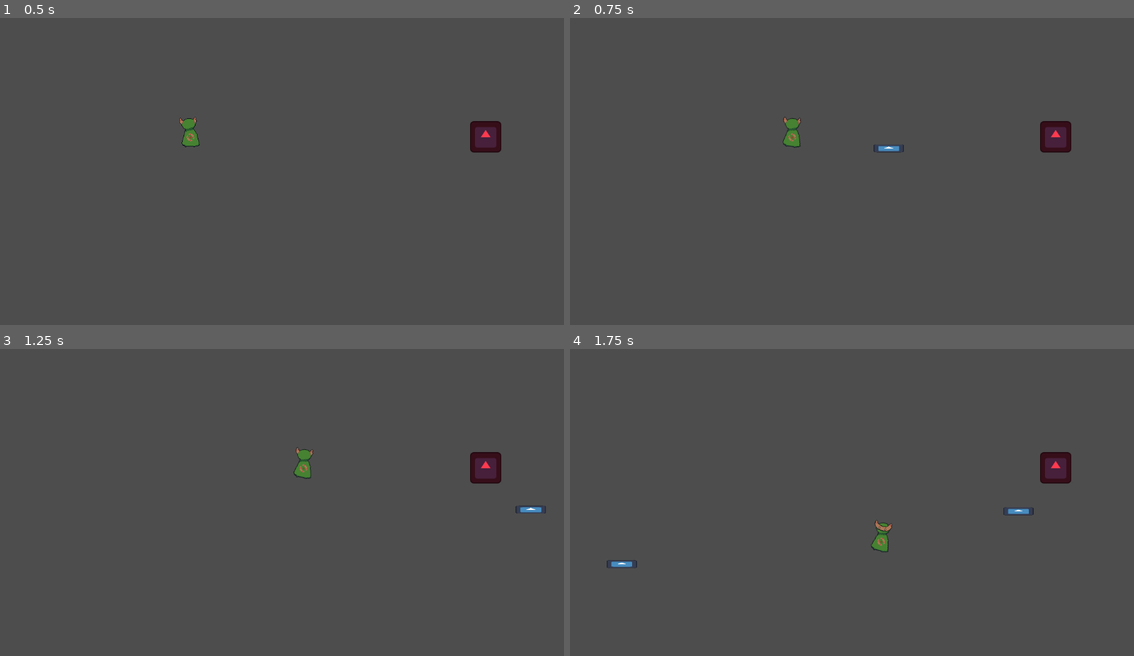
Above: before the commit, frames 1-4 (two rows, left to right).
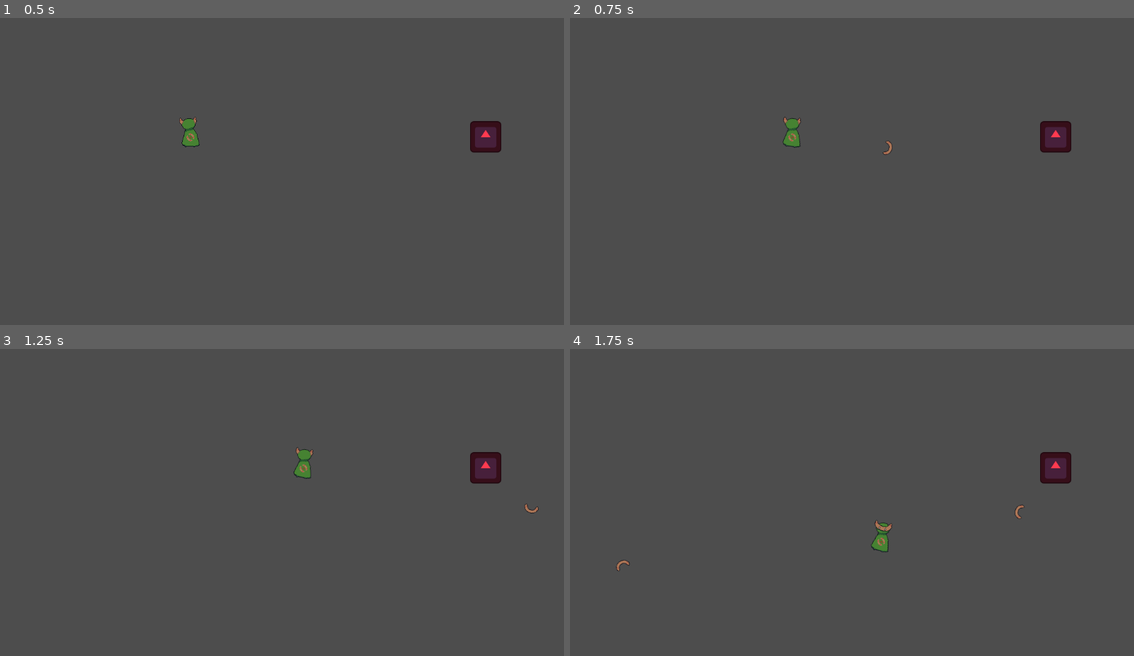
Above: after the commit, the same moments.

Repository: steve52/boomerang-guy-and-the-aglet
Game: Godot game, scene res://game.tscn
Same seed, same stepped clock (60 frames per second), same inputs: the game is played once before the commit and once after it. The engine's default icon, where the game draws it, is replaced by a stand-in: a white triangle on a blue panel in a dark square.
Inputs (mouse positions are in pixels of both pictures, inside the frame that each line leads up to):
- Up to frame 1 (0.5 s): no input
- Up to frame 2 (0.75 s): tap Enter at 0.5 s; move the mouse to (976, 159) at 0.52 s; hold D (Right) from 0.53 s (still down); click (976, 159) at 0.6 s
- Up to frame 3 (1.25 s): keep holding D (Right)
- Up to frame 4 (1.75 s): move the mouse to (739, 523) at 1.27 s; release D (Right) at 1.28 s; hold S (Down) from 1.28 s (still down); click (739, 523) at 1.35 s

Frame 1 is identical in both runs. In frame 2, 0.1% of the frame differs, in the area x 53-60%, y 40-45%; in frame 3, less than 0.1%; in frame 4, 0.2%, in the area x 6-83%, y 50-73%.

Commit message:
Boomerang look good

Diff:
--- a/boomerang.gd
+++ b/boomerang.gd
@@ -26,6 +26,7 @@
 		var direction = to_local($NavigationAgent2D.get_next_path_position()).normalized()
 		var NewVelocity = delta * Speed * direction
 		position += NewVelocity
+	$Icon.rotation_degrees += 15
 
 
 
--- a/boomerang.tscn
+++ b/boomerang.tscn
@@ -1,10 +1,10 @@
 [gd_scene format=3 uid="uid://bgv7yok8kgxfo"]
 
 [ext_resource type="Script" uid="uid://bs62wr8se15mj" path="res://boomerang.gd" id="1_420uo"]
-[ext_resource type="Texture2D" uid="uid://dp0okb4iueg7c" path="res://icon.svg" id="1_oornc"]
+[ext_resource type="Texture2D" uid="uid://oqu7f1shyi16" path="res://Boomerang.png" id="2_420uo"]
 
-[sub_resource type="RectangleShape2D" id="RectangleShape2D_ymel3"]
-size = Vector2(60, 15)
+[sub_resource type="CircleShape2D" id="CircleShape2D_nkeej"]
+radius = 16.0
 
 [node name="Boomerang" type="Area2D" unique_id=1988980179]
 collision_layer = 2
@@ -12,11 +12,10 @@
 script = ExtResource("1_420uo")
 
 [node name="Icon" type="Sprite2D" parent="." unique_id=1512811002]
-scale = Vector2(0.484375, 0.125)
-texture = ExtResource("1_oornc")
+texture = ExtResource("2_420uo")
 
 [node name="CollisionShape2D" type="CollisionShape2D" parent="." unique_id=1352173643]
-shape = SubResource("RectangleShape2D_ymel3")
+shape = SubResource("CircleShape2D_nkeej")
 
 [node name="PathfindTimer" type="Timer" parent="." unique_id=1006091501]
 wait_time = 0.1
Binary file added: Boomerang.png
Not shown, added: Boomerang.png.import
